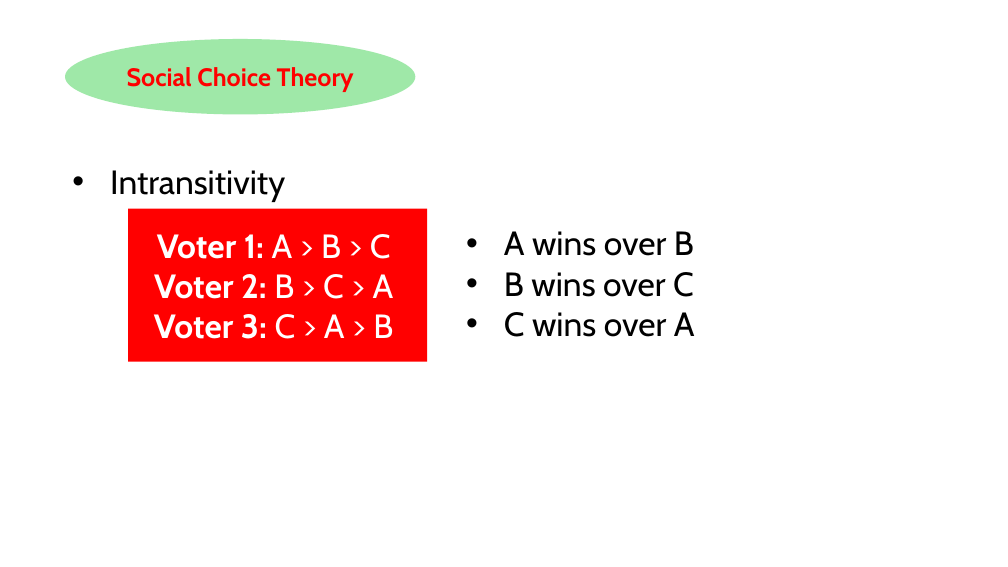
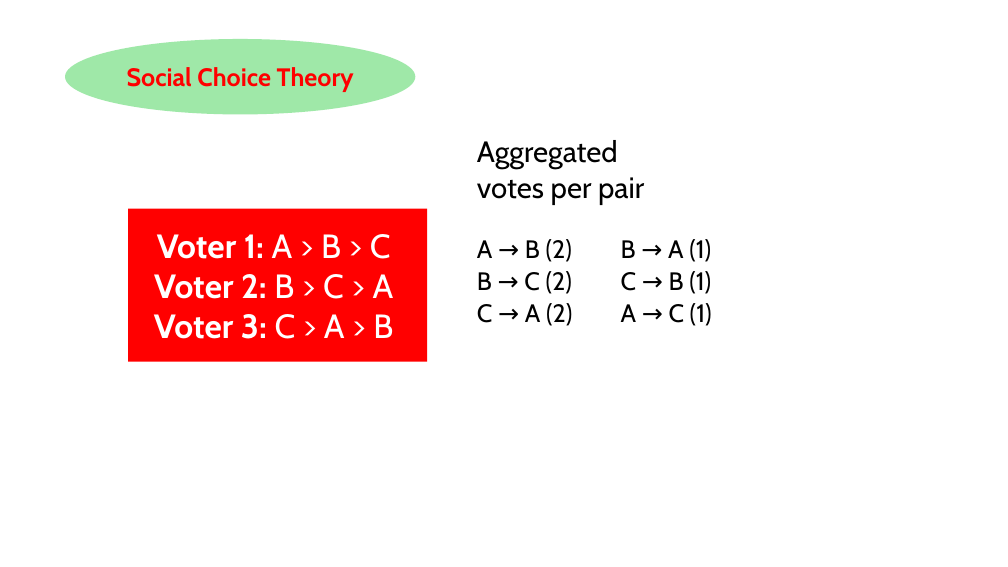
Before and after one commit to HaseebLUMS/Onyx-Presentation, a slide deck: slide 141 of thesis-latency-fairness.pptx. Drawn at 1008x567 pixels with LibreOffice and Linux fonts; fonts in the diff are those of the drawing. Boxes give left, top, right and bottom in pixels: in the first picture for what was removed or moved away, otherwise in the second. Text is boxed around its words. In the diff, an @@ line names an element or a change of style, - is before the commit and + after.

Commit message:
updated presentation

```diff
--- a/thesis-latency-fairness.pptx
+++ b/thesis-latency-fairness.pptx
@@ text added at [477, 140, 644, 205], 28 pt, text #000000 @@
+Aggregated votes per pair
@@ text removed at [110, 170, 285, 202] @@
-• Intransitivity
@@ text added at [477, 239, 572, 262], 24 pt, text #000000 @@
+A → B (2)
@@ text removed at [504, 231, 695, 337] @@
-• A wins over B
-• B wins over C
-• C wins over A
@@ text added at [621, 239, 711, 262], 24 pt, text #000000 @@
+B → A (1)
@@ text added at [477, 271, 572, 294], 24 pt, text #000000 @@
+B → C (2)
@@ text added at [621, 271, 711, 294], 24 pt, text #000000 @@
+C → B (1)
@@ text added at [477, 303, 572, 326], 24 pt, text #000000 @@
+C → A (2)
@@ text added at [621, 303, 712, 326], 24 pt, text #000000 @@
+A → C (1)
```
Also in this commit, not shown: 1 other slide changed, 1 slide added.
